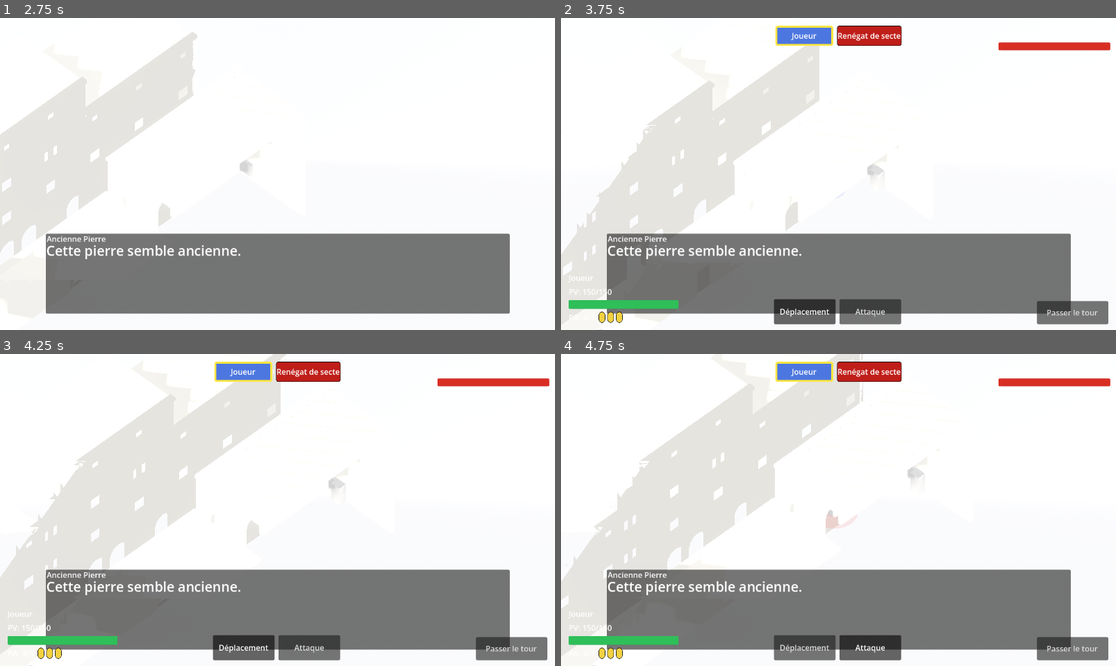
Above: before the commit, frames 1-4 (two rows, left to right).
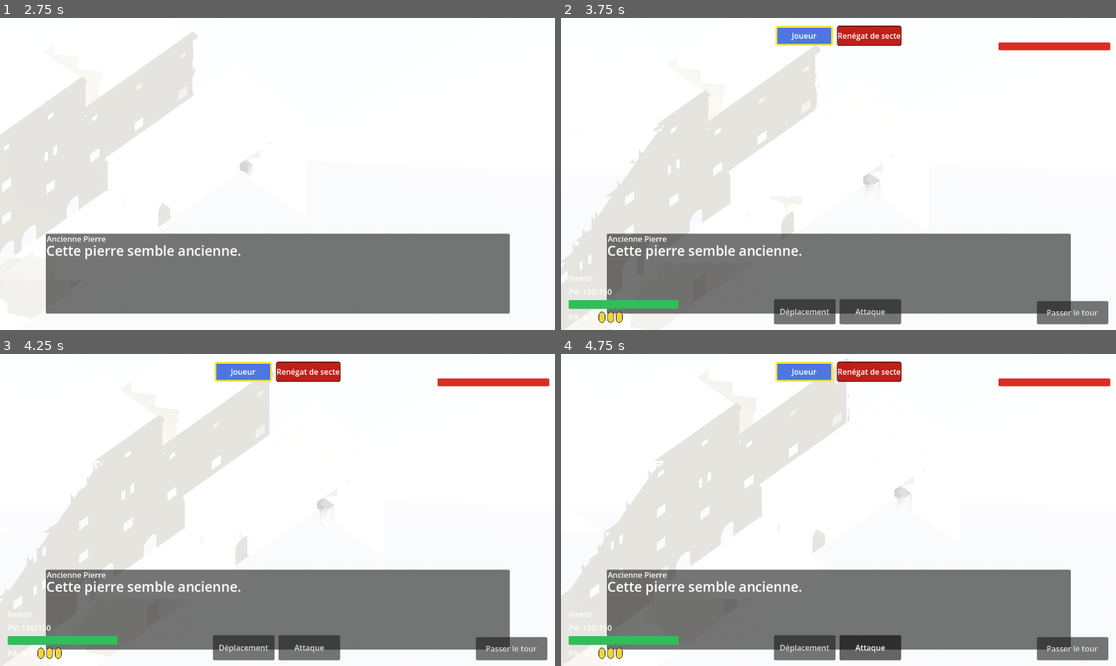
Above: after the commit, the same moments.

Repository: sillpct/lagoutte
Game: Godot game, scene res://scenes/main/main.tscn
The game is run twice, just before and just after one commit, with the same random seed, the same clock (stepped at 60 frames per second) and the same inputs.
Inputs (mouse positions are in pixels of both pictures, inside the frame that each line leads up to):
- Up to frame 1 (2.75 s): click "Nouvelle Partie" at 0.5 s; tap Enter (ui_accept) at 1.25, 1.52, 2.27 s; move the mouse to (399, 158) at 1.27 s; hold Right (ui_right) 1.28-2.03 s; hold T (end_turn) 1.28-2.03 s; click (399, 158) at 1.42 s; move the mouse to (166, 189) at 2.02 s; hold Down (ui_down) from 2.03 s (still down); tap E (interact) at 2.1 s
- Up to frame 2 (3.75 s): move the mouse to (894, 105) at 2.77 s; release Down (ui_down) at 2.78 s; hold Right (ui_right) 2.78-3.53 s; hold C (start_test_combat) 2.78-3.53 s; move the mouse to (810, 236) at 3.52 s; hold Up (ui_up) from 3.53 s (still down); tap P (test_path_move) at 3.6 s; click (810, 236) at 3.67 s
- Up to frame 3 (4.25 s): keep holding Up (ui_up); tap Enter (ui_accept) at 3.77 s
- Up to frame 4 (4.75 s): move the mouse to (1005, 556) at 4.27 s; release Up (ui_up) at 4.28 s; hold Left (ui_left) from 4.28 s (still down); hold A (toggle_attack_mode) from 4.28 s (still down); tap Enter (ui_accept) at 4.52 s

Frame 1 is identical in both runs. In frame 2, 2.8% of the frame differs, in the area x 0-59%, y 8-100%; in frame 3, 5.2%, in the area x 0-63%, y 0-100%; in frame 4, 4.7%.

Commit message:
Update combat_movement.gd

Diff:
--- a/scenes/combat/combat_movement.gd
+++ b/scenes/combat/combat_movement.gd
@@ -8,6 +8,8 @@
 }
 
 signal mode_changed(new_mode: int)
+signal path_movement_started
+signal path_movement_finished
 
 const START_CELL := Vector2i(5, 5)
 const INVALID_WORLD_POSITION := Vector3(INF, INF, INF)
@@ -16,14 +18,17 @@
 @export var combat_manager: CombatManager
 @export var active_unit: Node3D
 @export var combat_attack: Node
+@export var path_service: PathService
+@export var unit_path_mover: UnitPathMover
+@export var movement_speed := 4.0
 
 var movement_target_world := Vector3.ZERO
 var current_mode := PlayerCombatMode.NEUTRAL
 var _event_bus = null
 
 func _ready() -> void:
-	if grid == null or combat_manager == null or active_unit == null:
-		push_warning("CombatMovement a besoin d'une grille, d'un manager de combat et d'une unité active.")
+	if grid == null or combat_manager == null or active_unit == null or path_service == null or unit_path_mover == null:
+		push_warning("CombatMovement a besoin d'une grille, d'un manager de combat, d'une unité active, d'un PathService et d'un UnitPathMover.")
 		return
 
 	_event_bus = get_node_or_null("/root/EventBus")
@@ -63,6 +68,8 @@
 	if grid == null or combat_manager == null or active_unit == null:
 		return
 	if not combat_manager.is_combat_active():
+		return
+	if combat_manager.is_action_locked():
 		return
 
 	if event is InputEventMouseMotion:
@@ -109,8 +116,15 @@
 func _try_move_to_world_target() -> void:
 	if not combat_manager.is_combat_active():
 		return
+	if combat_manager.is_action_locked():
+		return
 	if combat_manager.get_current_unit() != active_unit:
 		print("Déplacement refusé : ce n'est pas le tour de cette unité.")
+		return
+	if path_service == null or unit_path_mover == null:
+		print("Déplacement refusé : service de chemin manquant.")
+		return
+	if unit_path_mover.is_moving:
 		return
 
 	var movement_budget := combat_manager.get_agility_current(active_unit)
@@ -119,14 +133,13 @@
 		return
 
 	var origin := active_unit.global_position
-	var destination := movement_target_world
-	var distance_to_target := CombatRules.get_world_distance(origin, destination)
-	if distance_to_target > float(movement_budget):
-		destination = CombatRules.get_world_step_toward(origin, destination, float(movement_budget))
-
-	destination = grid.get_reachable_position_along_path(active_unit, origin, destination)
-
-	var distance_traveled := CombatRules.get_world_distance(origin, destination)
+	var path := path_service.get_world_path(origin, movement_target_world)
+	var truncated_path := path_service.truncate_path_to_length(path, float(movement_budget))
+	if truncated_path.size() < 2:
+		print("Déplacement trop court : refusé.")
+		return
+
+	var distance_traveled := path_service.get_path_length(truncated_path)
 	if distance_traveled < CombatGrid.MIN_USEFUL_MOVEMENT_DISTANCE:
 		print("Déplacement trop court : refusé.")
 		return
@@ -136,13 +149,36 @@
 		print("Déplacement refusé : Agilité insuffisante.")
 		return
 
-	if not grid.place_unit_at_world(active_unit, destination):
+	var final_path_point := truncated_path[truncated_path.size() - 1]
+	var final_position := Vector3(final_path_point.x, active_unit.global_position.y, final_path_point.z)
+	if not grid.is_world_position_free(
+		final_position,
+		grid.get_unit_occupation_radius(active_unit),
+		active_unit
+	):
 		print("Déplacement refusé : placement impossible.")
 		return
 
+	combat_manager.set_action_locked(true)
+	path_movement_started.emit()
+	var moved := await unit_path_mover.move_along_path(active_unit, truncated_path, movement_speed)
+	combat_manager.set_action_locked(false)
+	if not moved:
+		path_movement_finished.emit()
+		print("Déplacement refusé : déplacement impossible.")
+		return
+
+	if not grid.place_unit_at_world(active_unit, active_unit.global_position):
+		path_movement_finished.emit()
+		print("Déplacement refusé : placement impossible.")
+		return
+
 	if not combat_manager.spend_agility(active_unit, cost):
+		path_movement_finished.emit()
 		print("Déplacement refusé : Agilité insuffisante.")
 		return
+
+	path_movement_finished.emit()
 
 	movement_target_world = active_unit.global_position
 	print(
@@ -163,6 +199,8 @@
 func set_combat_mode(new_mode: PlayerCombatMode) -> void:
 	if not combat_manager.is_combat_active() and new_mode != PlayerCombatMode.NEUTRAL:
 		return
+	if combat_manager.is_action_locked() and new_mode != PlayerCombatMode.NEUTRAL:
+		return
 	if new_mode != PlayerCombatMode.NEUTRAL and combat_manager.get_current_unit() != active_unit:
 		return
 	if new_mode == PlayerCombatMode.MOVEMENT and not combat_manager.can_unit_move(active_unit):
